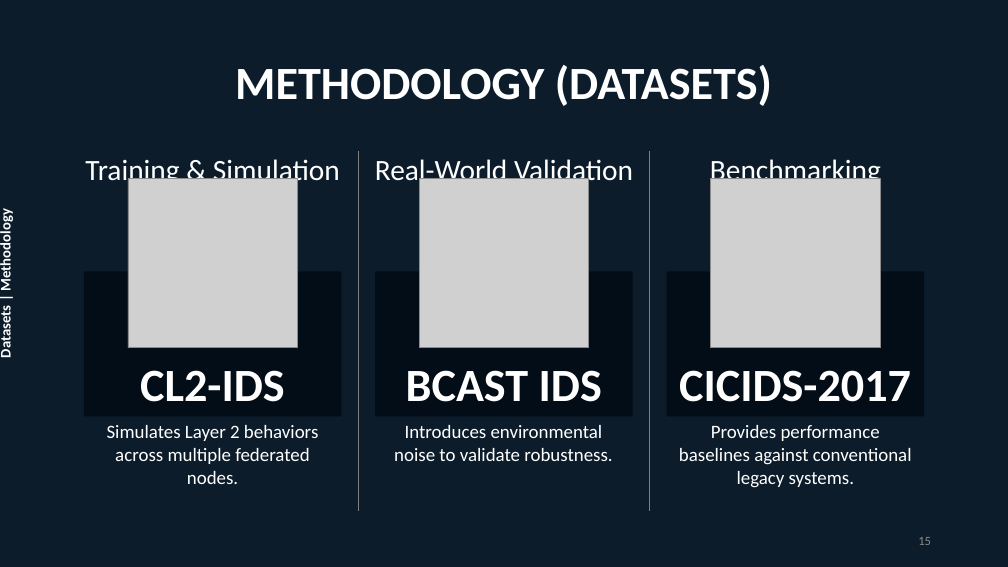
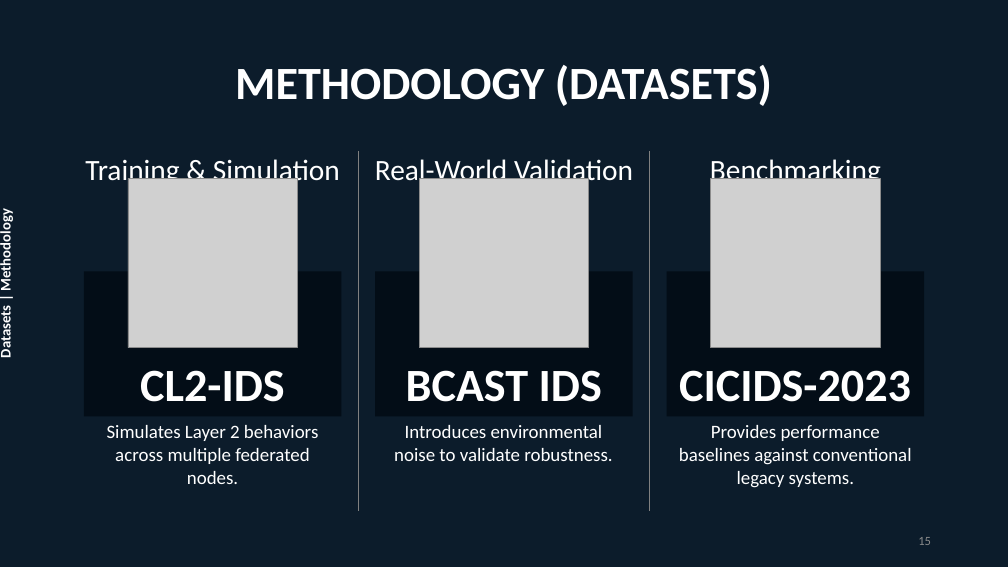
Before and after one commit to ghasemizade/research-gate, a slide deck: slide 15 of proposal-present-slides.pptx. Drawn at 1008x567 pixels with LibreOffice and Linux fonts; fonts in the diff are those of the drawing; grey boxes stand for pictures. Boxes give left, top, right and bottom in pixels: in the first picture for what was removed or moved away, otherwise in the second. Text is boxed around its words. In the diff, an @@ line names an element or a change of style, - is before the commit and + after.

```diff
--- a/proposal-present-slides.pptx
+++ b/proposal-present-slides.pptx
@@ text in rectangle at (x1=679, y1=370, x2=911, y2=402): text changed @@
-CICIDS-2017
+CICIDS-2023
```
Also in this commit, not shown: 1 other slide changed, 1 slide added, 1 other file.
